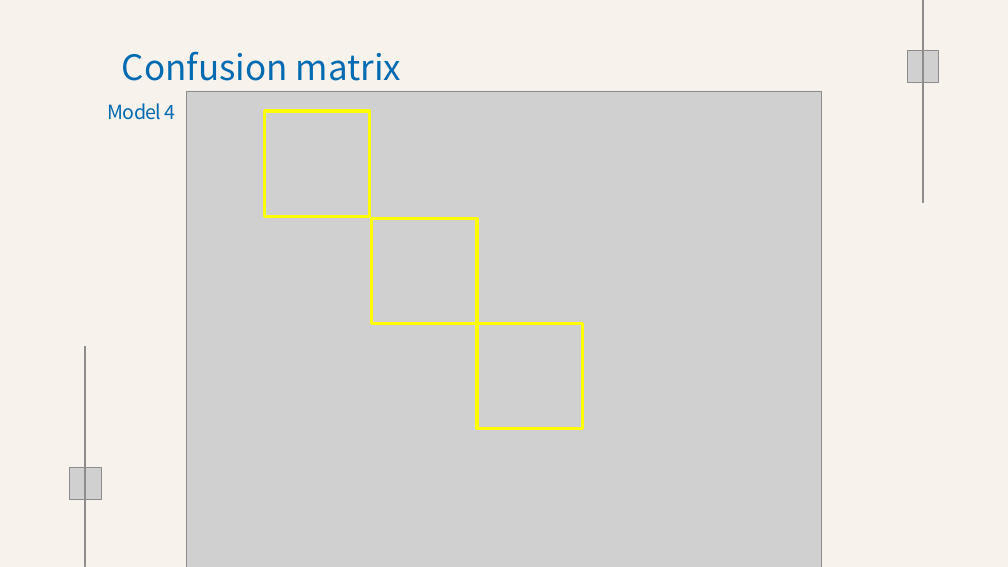
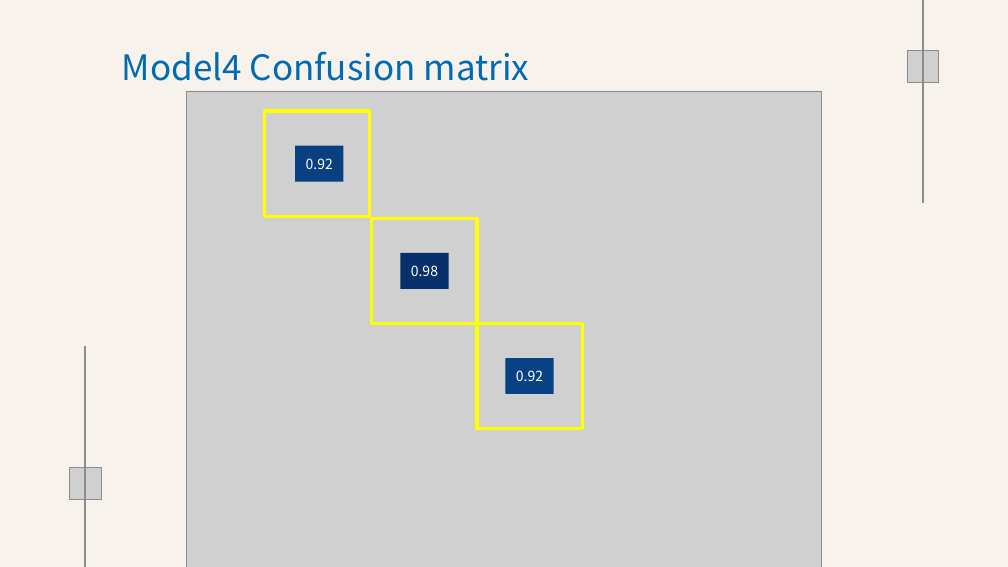
Before and after one commit to Playdata-G-DA35/DA35-final-team2-Item_Classification_RPA, a slide deck: slide 23 of documents/Clothes Detection 모델 결과 보고서.pptx. Drawn at 1008x567 pixels with LibreOffice and Linux fonts; fonts in the diff are those of the drawing; grey boxes stand for pictures; background and template pictures are left out. Boxes give left, top, right and bottom in pixels: in the first picture for what was removed or moved away, otherwise in the second. Text is boxed around its words. In the diff, an @@ line names an element or a change of style, - is before the commit and + after.

```diff
--- a/documents/Clothes Detection 모델 결과 보고서.pptx
+++ b/documents/Clothes Detection 모델 결과 보고서.pptx
@@ text at (122, 51, 529, 81): text changed @@
-Confusion matrix
+Model4 Confusion matrix
@@ text removed at (108, 103, 176, 120) @@
-Model 4
@@ rectangle added at (295, 146, 344, 181), fill #084082, 20 pt, text #FFFFFF @@
+0.92
@@ rectangle added at (400, 253, 449, 289), fill #08306B, 20 pt, text #FFFFFF @@
+0.98
@@ rectangle added at (506, 358, 554, 394), fill #084184, 20 pt, text #FFFFFF @@
+0.92
```
Also in this commit, not shown: 17 other slides changed, 1 slide removed, 7 other files.
